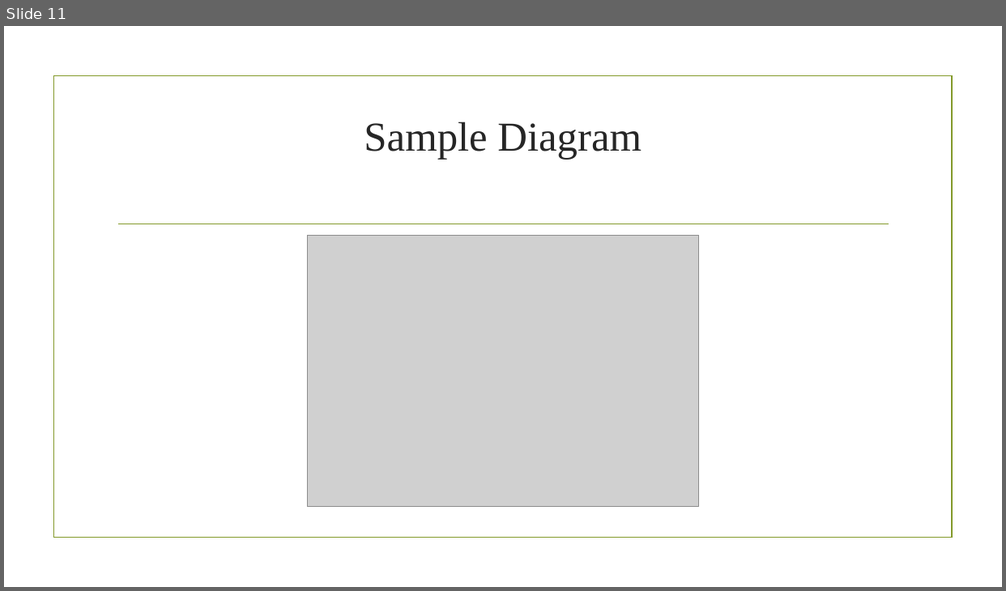
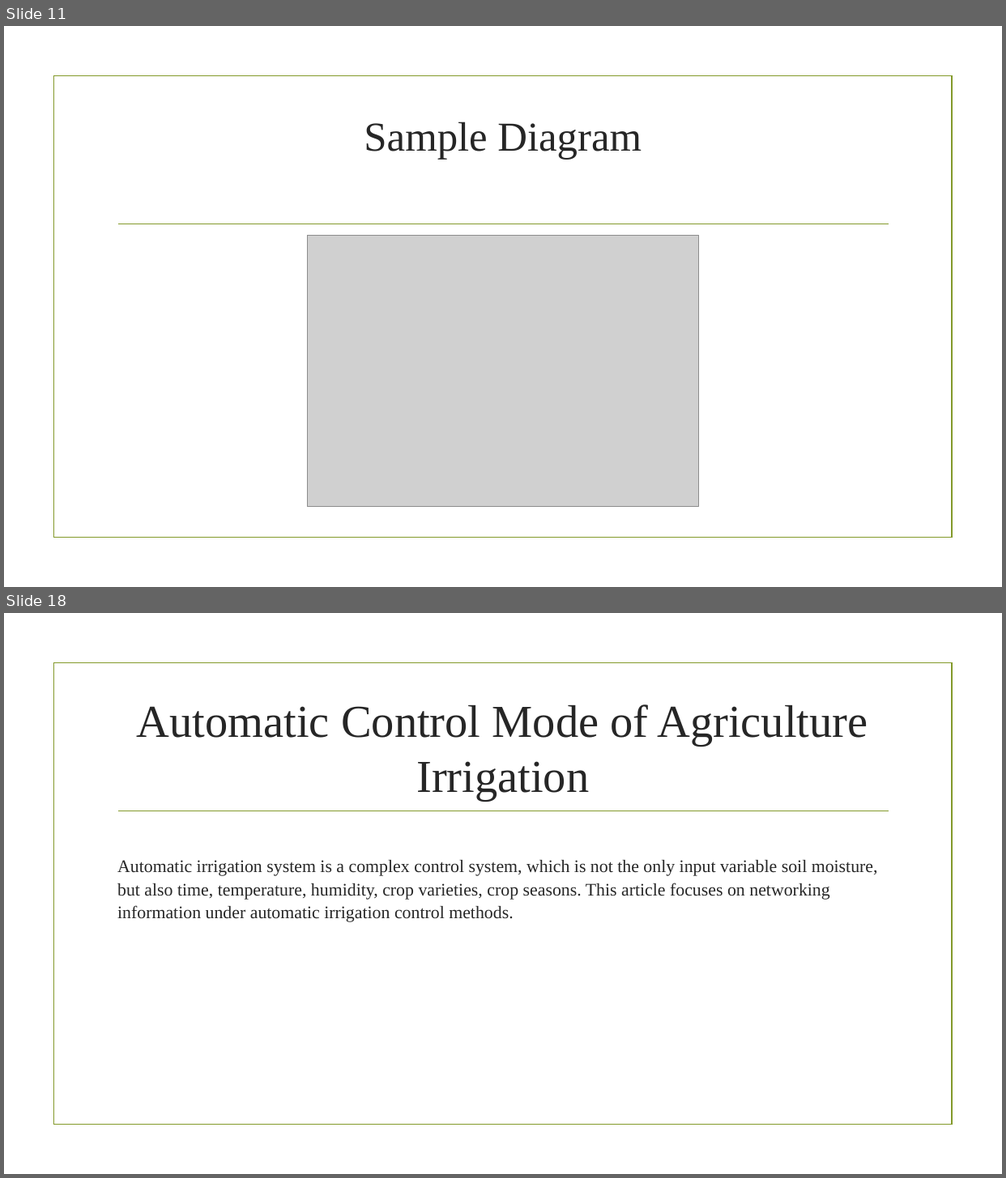
Before and after one commit to aminabyaneh/smart-greenhouse, a slide deck: docs/slides/Smart_Greenhouse_NO1.pptx. Shown one above the other, each under a label of ours: slide 11 before the commit, slides 11 and 18 after it; the slides between them are not shown. The pictures are 1006x591 and 1006x1178 pixels, drawn with LibreOffice and Linux fonts; fonts in the diff are those of the drawing; grey boxes stand for pictures; background and template pictures are left out. Boxes give left, top, right and bottom in pixels: in the first picture for what was removed or moved away, otherwise in the second. Text is boxed around its words. In the diff, an @@ line names an element or a change of style, - is before the commit and + after.

```diff
--- a/docs/slides/Smart_Greenhouse_NO1.pptx
+++ b/docs/slides/Smart_Greenhouse_NO1.pptx
@@ slide 18 added at box(4, 613, 1002, 1174), background picture (left out); not listed: 2 template elements that a slide beside it also shows @@
@@ title added at box(137, 705, 868, 801), 44 pt, text #262626 @@
+Automatic Control Mode of Agriculture Irrigation
@@ text added at box(117, 860, 878, 922), 17 pt, text #262626 @@
+Automatic irrigation system is a complex control system, which is not the only input variable soil moisture, but also time, temperature, humidity, crop varieties, crop seasons. This article focuses on networking information under automatic irrigation control methods.
```
Also in this commit, not shown: 10 slides changed, 7 other slides added.
